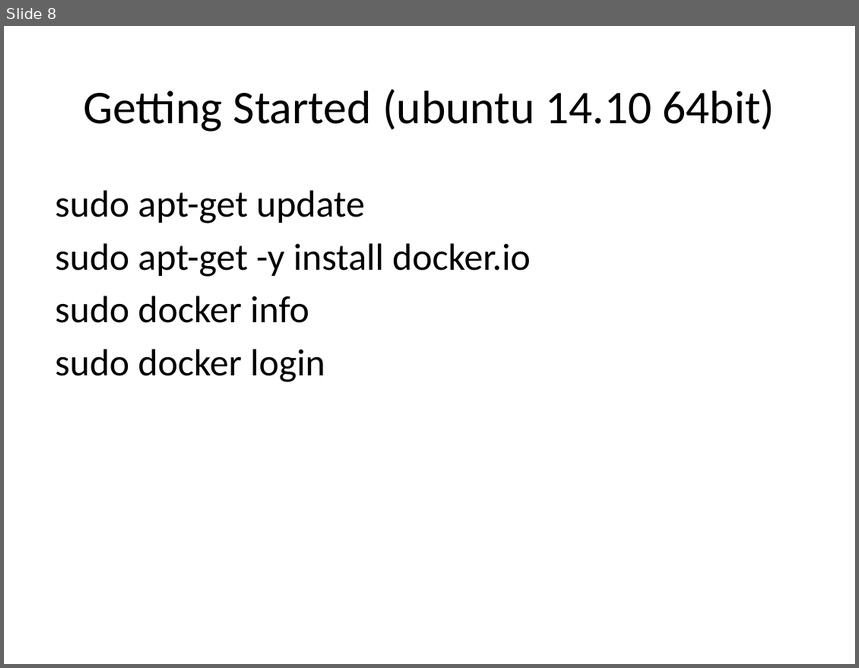
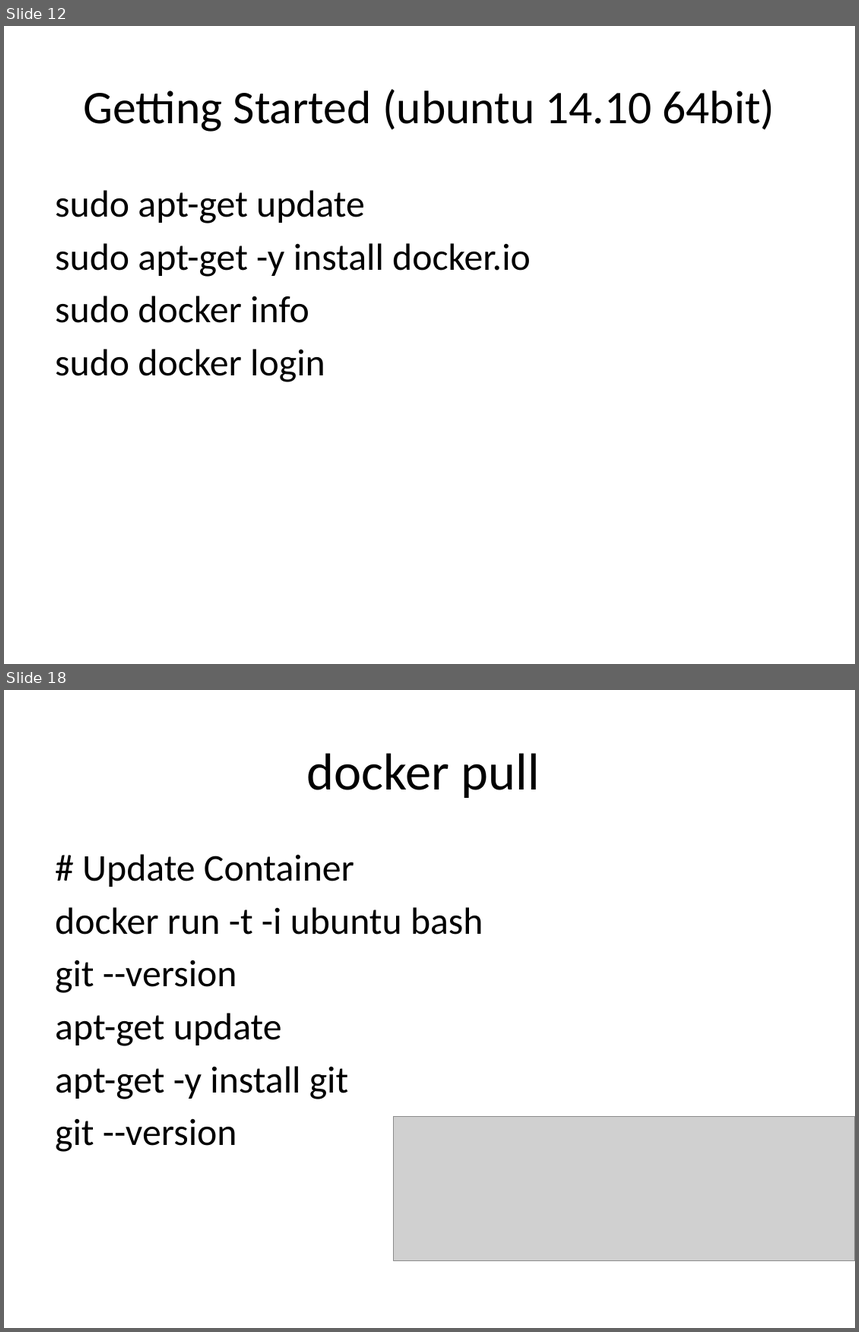
Before and after one commit to jerrywu2013/Docker, a slide deck: Docker.pptx. Shown one above the other, each under a label of ours: slide 8 before the commit, slides 12 and 18 after it; the slides between them are not shown. The pictures are 859x668 and 859x1332 pixels, drawn with LibreOffice and Linux fonts; fonts in the diff are those of the drawing; grey boxes stand for pictures; background and template pictures are left out. Boxes give left, top, right and bottom in pixels: in the first picture for what was removed or moved away, otherwise in the second. Text is boxed around its words. In the diff, an @@ line names an element or a change of style, - is before the commit and + after.

```diff
--- a/Docker.pptx
+++ b/Docker.pptx
@@ slide 18 added at box(4, 690, 855, 1328), background picture (left out) @@
@@ title added at box(307, 753, 540, 798), 44 pt, text #000000 @@
+docker pull
@@ text added at box(55, 854, 484, 1152), 32 pt, text #000000 @@
+# Update Container
+docker run -t -i ubuntu bash
+git --version
+apt-get update
+apt-get -y install git
+git --version
@@ picture added at box(393, 1116, 855, 1262) @@
@@ what was slide 8 is now slide 12 @@
```
Also in this commit, not shown: 2 slides changed, 10 other slides added.
